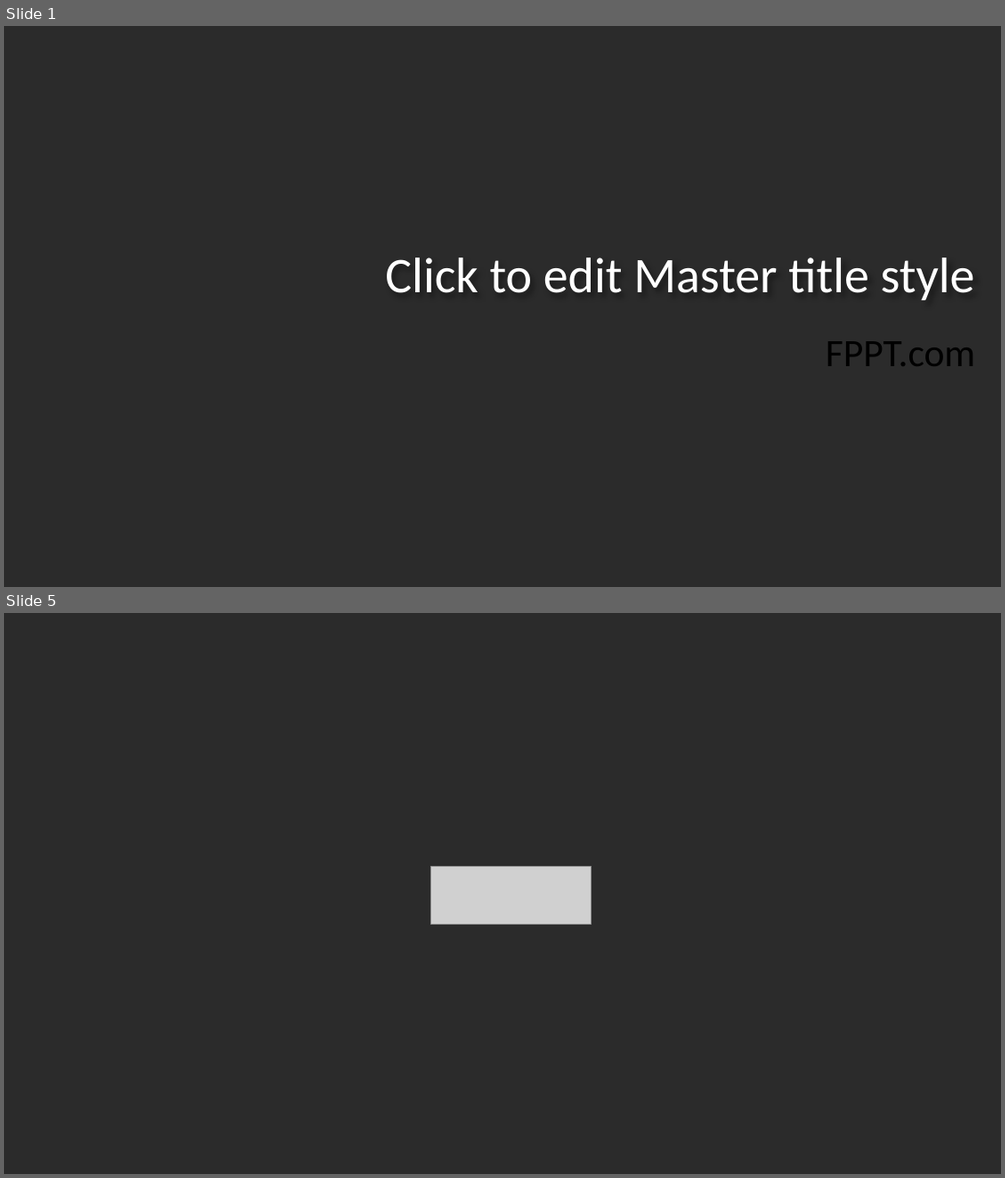
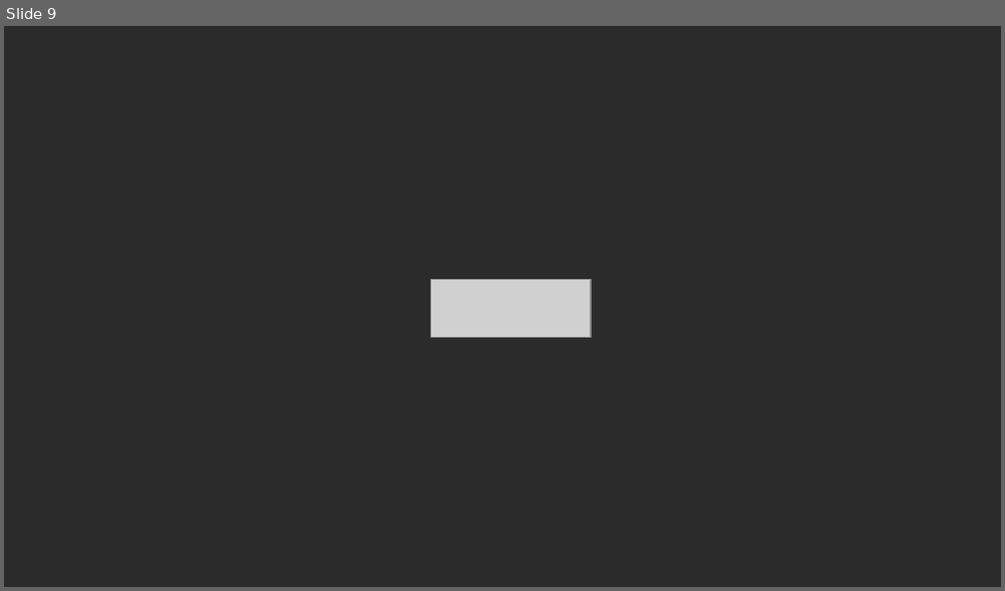
Before and after one commit to llealgt/Presentacion_UVG_Semana_de_a_tecnologia_2017, a slide deck: UVG_NLP_Presentation.pptx. Shown one above the other, each under a label of ours: slides 1 and 5 before the commit, slide 9 after it; the slides between them are not shown. The pictures are 1005x1178 and 1005x591 pixels, drawn with LibreOffice and Linux fonts; fonts in the diff are those of the drawing; grey boxes stand for pictures; background and template pictures are left out; a plain dark background stands for a picture behind light text. Boxes give left, top, right and bottom in pixels: in the first picture for what was removed or moved away, otherwise in the second. Text is boxed around its words. In the diff, an @@ line names an element or a change of style, - is before the commit and + after.

```diff
--- a/UVG_NLP_Presentation.pptx
+++ b/UVG_NLP_Presentation.pptx
@@ slide 1 removed at bbox=[4, 26, 1001, 587], background picture (left out) @@
@@ title removed at bbox=[385, 257, 975, 300] @@
-Click to edit Master title style
@@ subtitle removed at bbox=[825, 341, 975, 366] @@
-FPPT.com
@@ what was slide 5 is now slide 9 @@
```
Also in this commit, not shown: 1 slide changed, 7 slides added, 2 other slides removed, 1 other file.
